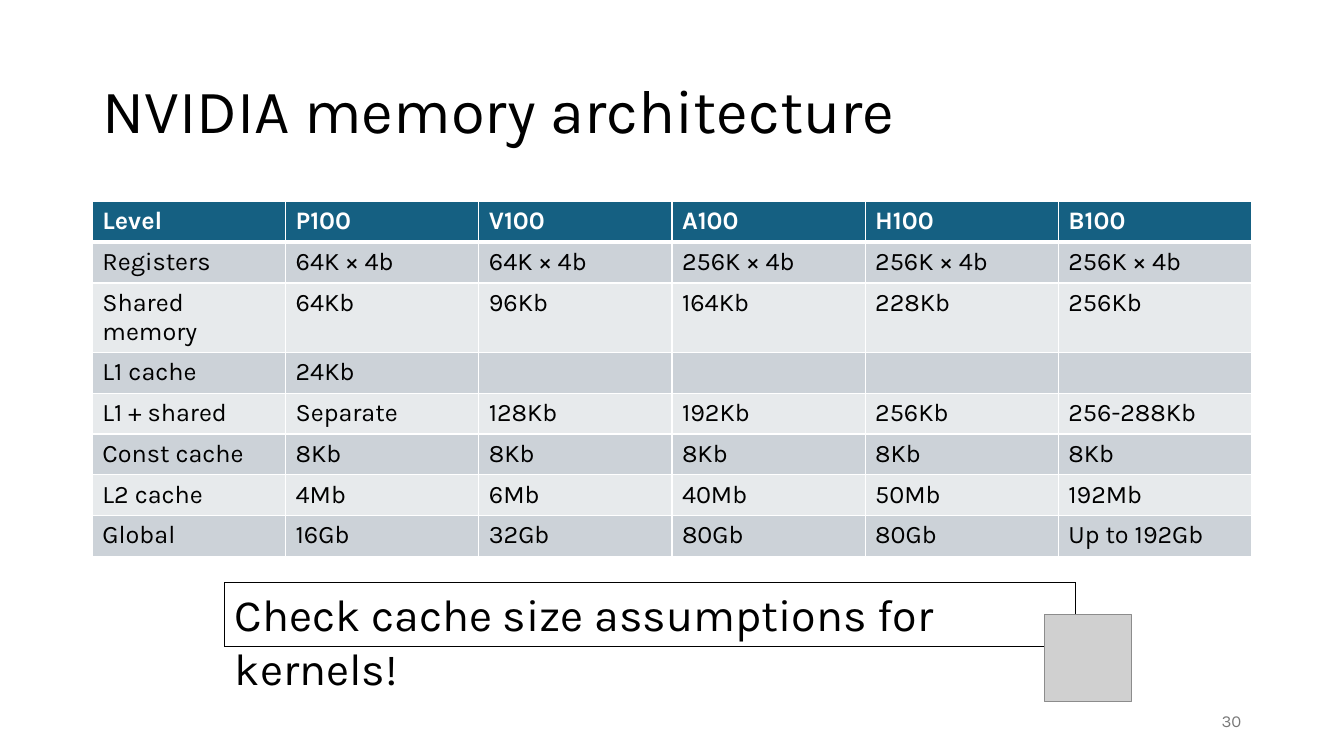
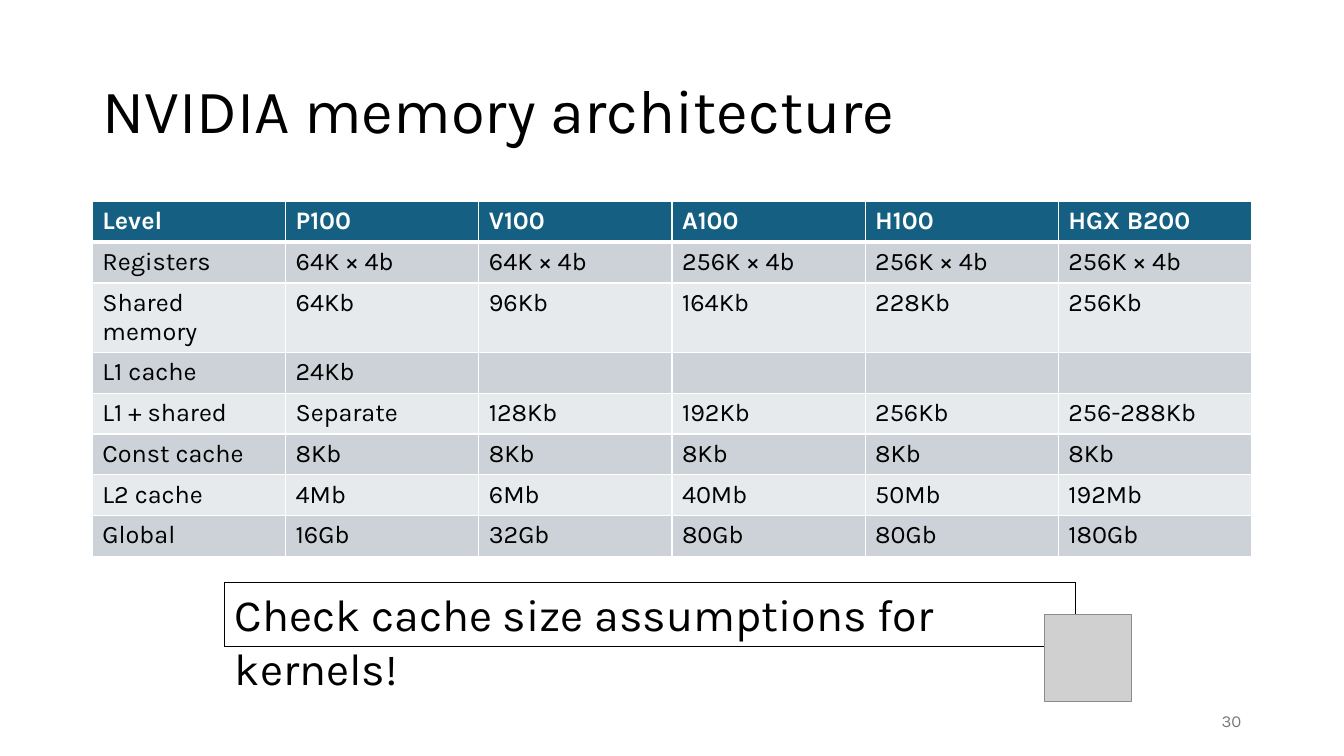
Before and after one commit to gjbex/Python-on-GPUs, a slide deck: slide 30 of python_on_gpus.pptx. Drawn at 1344x756 pixels with LibreOffice and Linux fonts; fonts in the diff are those of the drawing; grey boxes stand for pictures. Boxes give left, top, right and bottom in pixels: in the first picture for what was removed or moved away, otherwise in the second. Text is boxed around its words. In the diff, an @@ line names an element or a change of style, - is before the commit and + after.

```diff
--- a/python_on_gpus.pptx
+++ b/python_on_gpus.pptx
@@ table at <box>93,202,1254,548</box> @@
-row 1, column 6: B100
+row 1, column 6: HGX B200
-row 8, column 6: Up to 192Gb
+row 8, column 6: 180Gb
```
Also in this commit, not shown: 3 other slides changed.
